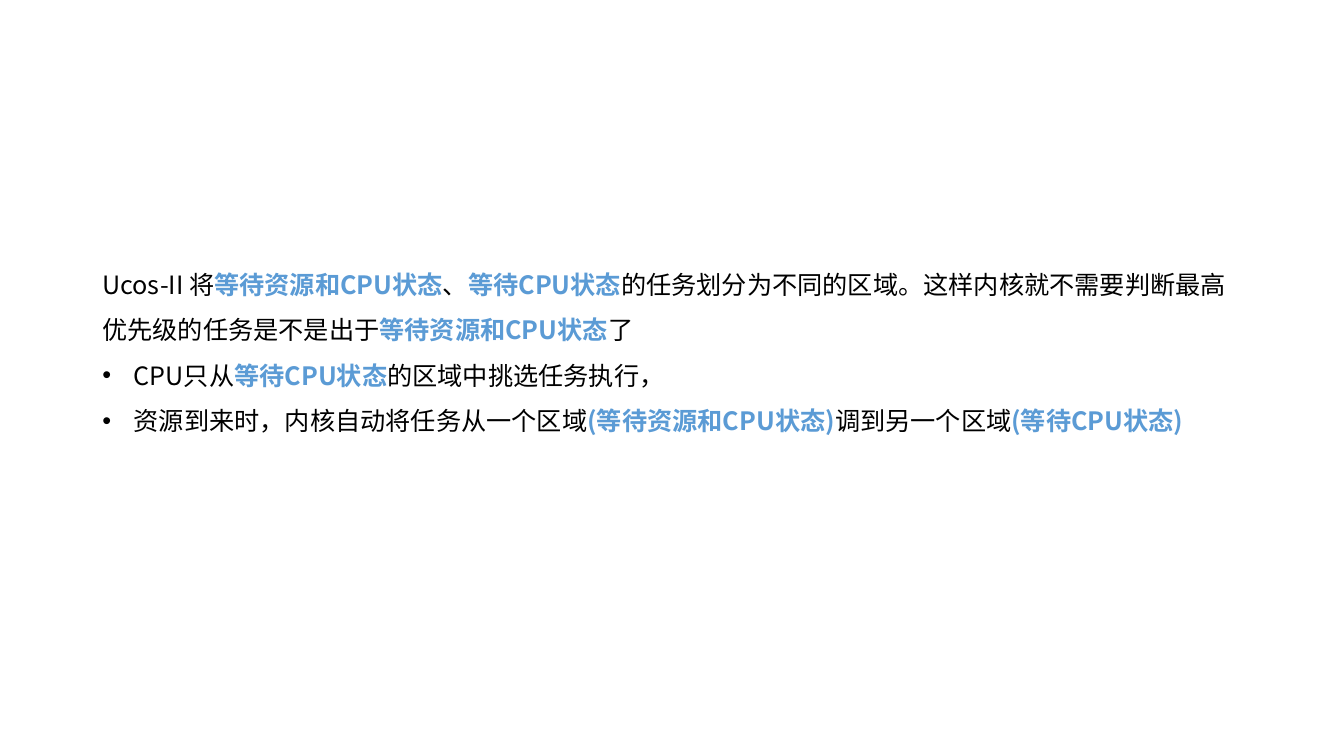
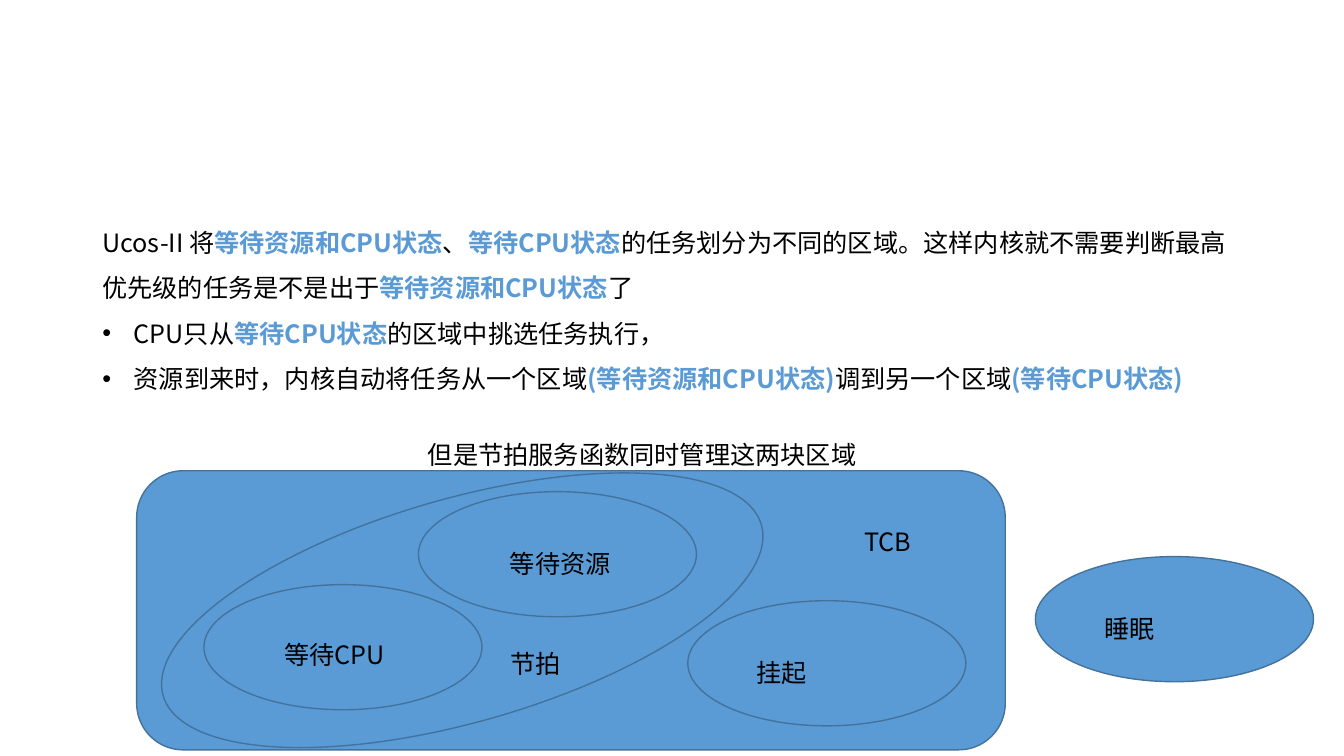
Before and after one commit to linghuix/UcosII-embedded-system, a slide deck: slide 6 of image/1.UCOS分析与深入解读.pptx. Drawn at 1344x756 pixels with LibreOffice and Linux fonts; fonts in the diff are those of the drawing. Boxes give left, top, right and bottom in pixels: in the first picture for what was removed or moved away, otherwise in the second. Text is boxed around its words. In the diff, an @@ line names an element or a change of style, - is before the commit and + after.

```diff
--- a/image/1.UCOS分析与深入解读.pptx
+++ b/image/1.UCOS分析与深入解读.pptx
@@ text "Ucos-II 将等待资源和CPU状态、等待CPU状态的任务划分为不同的区域。这样内核就不需要判断最高优先级的任务是不是 ...": place and size @@
-text "Ucos-II 将等待资源和CPU状态、等待CPU状态的任务划分为不同的区域。这样内核就不需要判断最高优先级的任务是不是 ..." at [102, 272, 1226, 435]
+text "Ucos-II 将等待资源和CPU状态、等待CPU状态的任务划分为不同的区域。这样内核就不需要判断最高优先级的任务是不是 ..." at [102, 230, 1226, 393]
@@ text added at [428, 442, 856, 466], 18 pt, text #000000 @@
+但是节拍服务函数同时管理这两块区域
@@ group added at [132, 417, 1006, 756]: 5 texts, 4 ellipses, 1 rounded rectangle @@
+等待CPU
+等待资源
+挂起
+节拍
+TCB
@@ ellipse added at [1035, 557, 1314, 682], fill #5B9BD5, outline #43739E 1 pt @@
@@ text added at [1104, 617, 1154, 640], 18 pt, text #000000 @@
+睡眠
```
Also in this commit, not shown: 1 other slide changed, 1 other file.
